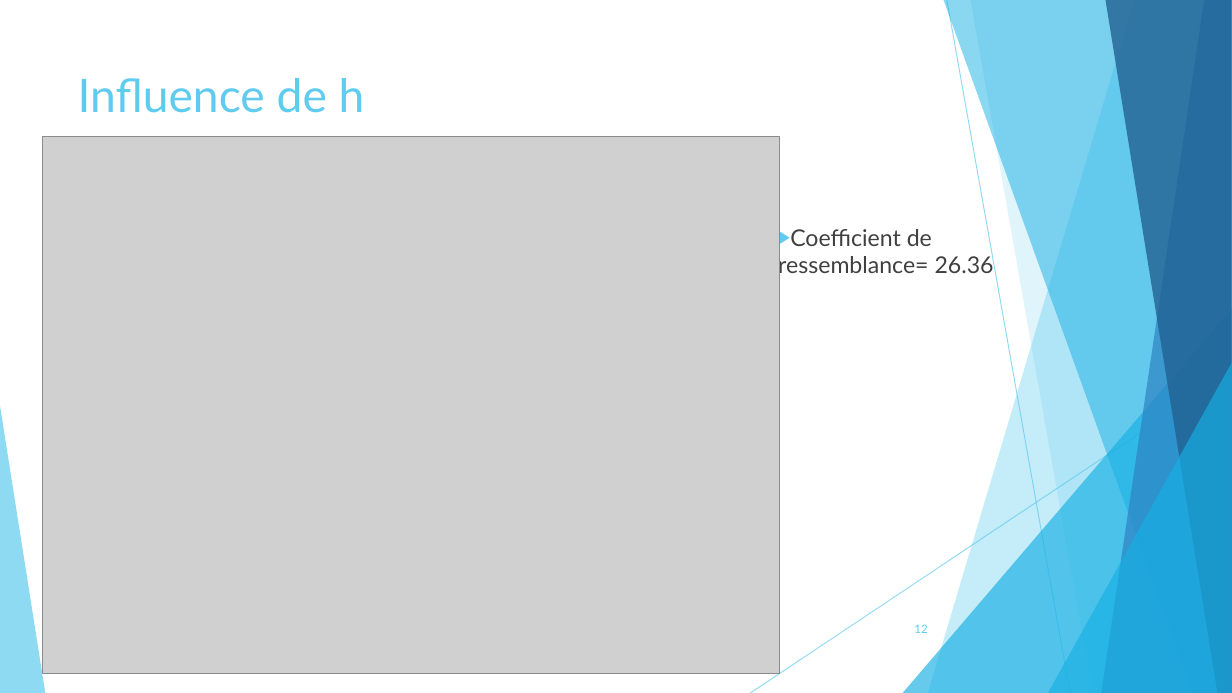
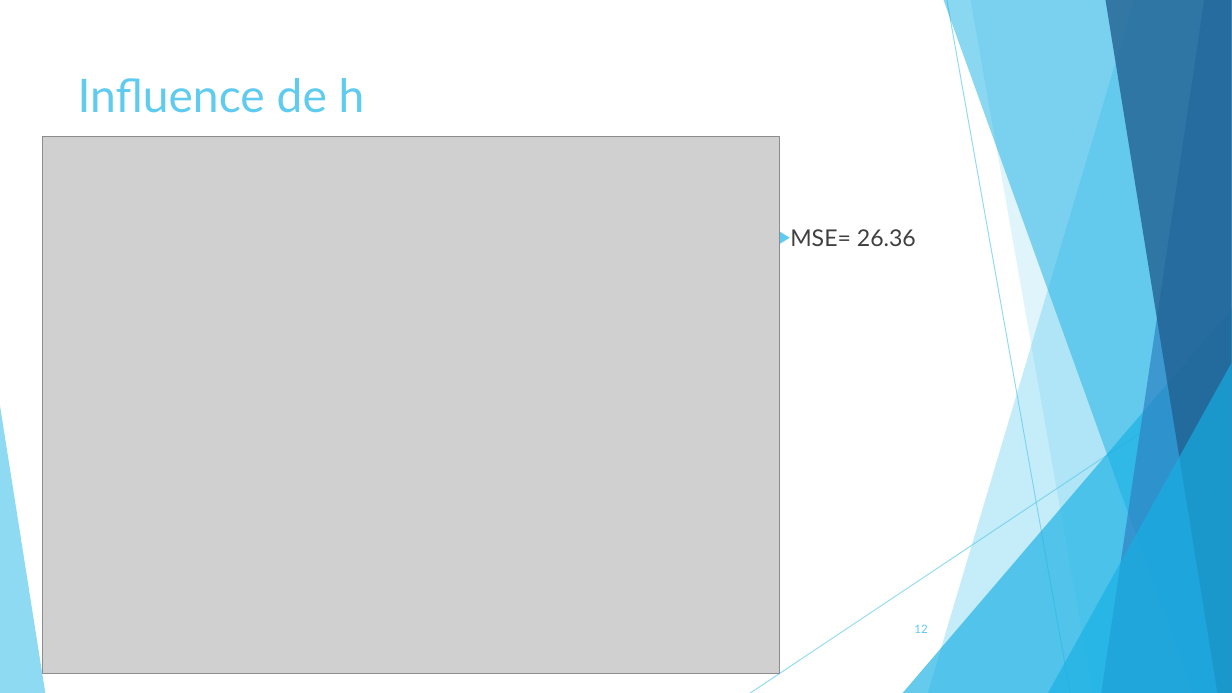
Before and after one commit to OUSSAMARC/NL-means, a slide deck: slide 12 of Présentation traitement d'images.pptx. Drawn at 1232x693 pixels with LibreOffice and Linux fonts; fonts in the diff are those of the drawing; grey boxes stand for pictures. Boxes give left, top, right and bottom in pixels: in the first picture for what was removed or moved away, otherwise in the second. Text is boxed around its words. In the diff, an @@ line names an element or a change of style, - is before the commit and + after.

```diff
--- a/Présentation traitement d'images.pptx
+++ b/Présentation traitement d'images.pptx
@@ text at bbox=[790, 229, 916, 246]: text changed @@
-▶ Coefficient de ressemblance= 26.36
+▶ MSE= 26.36
```
Also in this commit, not shown: 2 other slides changed.
